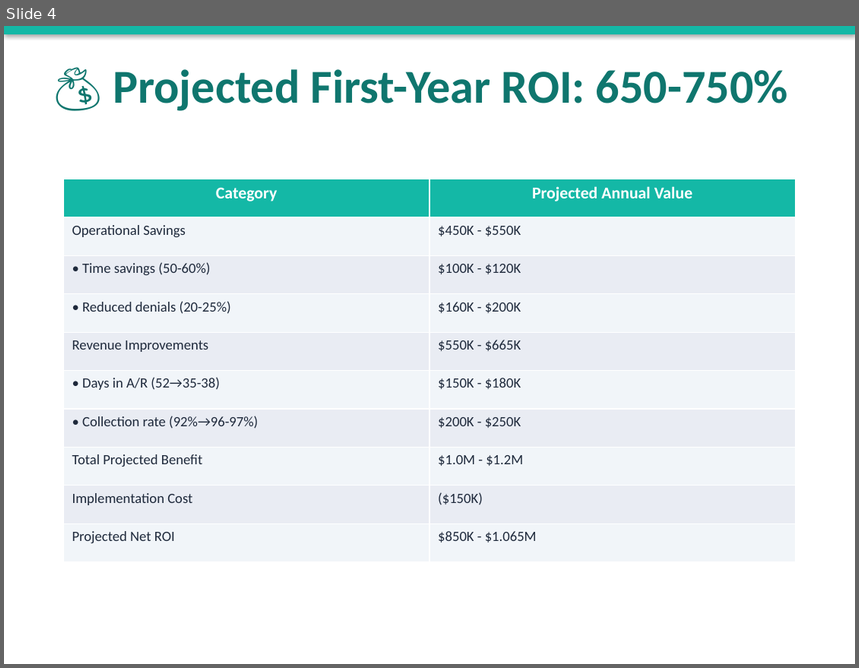
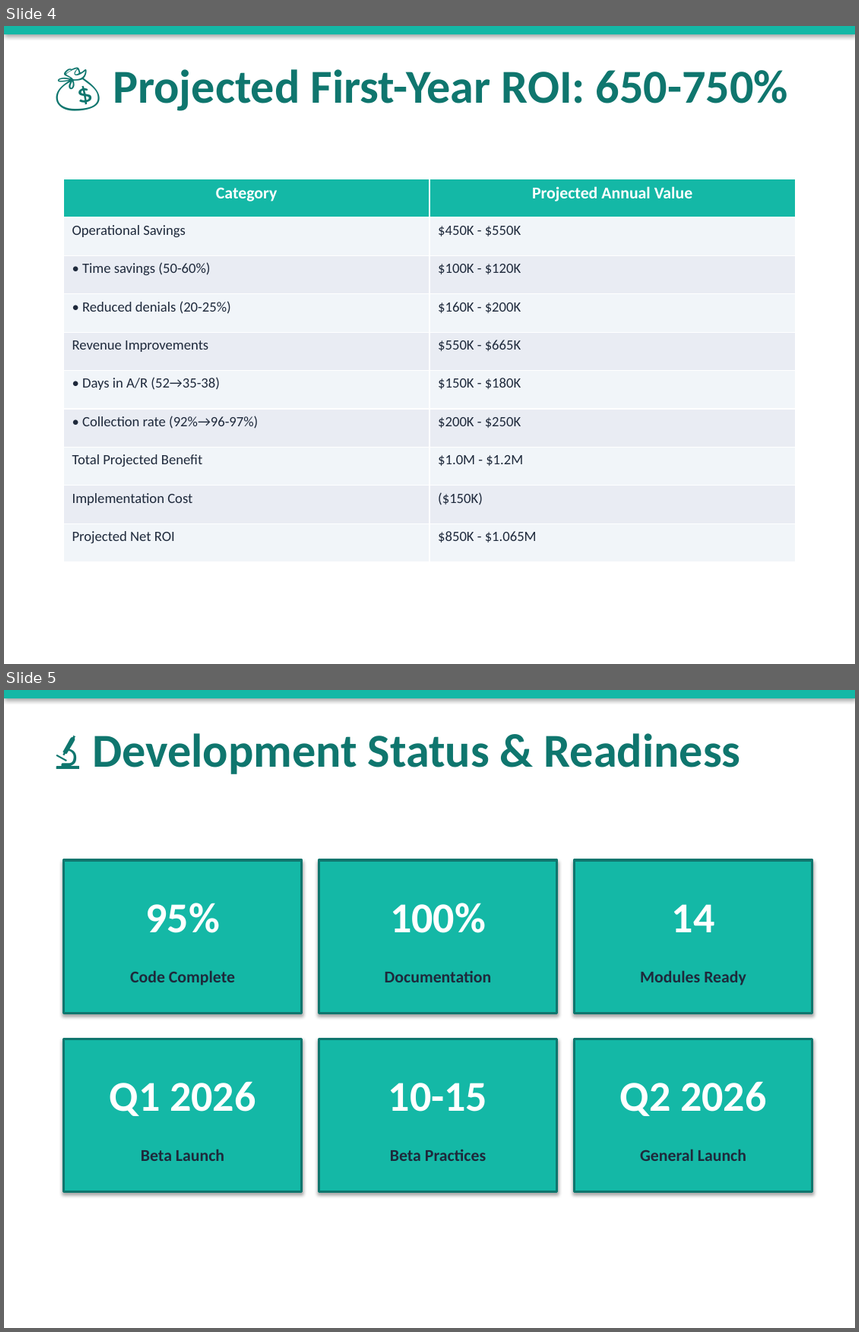
Before and after one commit to rajbizchannels/AureonCare, a slide deck: AureonCare_Executive_Presentation.pptx. Shown one above the other, each under a label of ours: slide 4 before the commit, slides 4 and 5 after it. The pictures are 859x668 and 859x1332 pixels, drawn with LibreOffice and Linux fonts; fonts in the diff are those of the drawing. Boxes give left, top, right and bottom in pixels: in the first picture for what was removed or moved away, otherwise in the second. Text is boxed around its words. In the diff, an @@ line names an element or a change of style, - is before the commit and + after.

```diff
--- a/AureonCare_Executive_Presentation.pptx
+++ b/AureonCare_Executive_Presentation.pptx
@@ slide 5 added at [4,690,855,1328], background #FFFFFF @@
@@ rectangle added at [4,690,855,1328], fill #FFFFFF @@
@@ rectangle added at [4,690,855,698], fill #14B8A6 @@
@@ text added at [92,733,741,774], 40 pt, text #0F766E, bold @@
+🔬 Development Status & Readiness
@@ rectangle added at [63,860,302,1014], fill #14B8A6, outline #0F766E 2 pt @@
@@ rectangle added at [319,860,557,1014], fill #14B8A6, outline #0F766E 2 pt @@
@@ rectangle added at [574,860,813,1014], fill #14B8A6, outline #0F766E 2 pt @@
@@ text added at [145,903,219,933], 36 pt, text #FFFFFF, bold @@
+95%
@@ text added at [390,903,486,933], 36 pt, text #FFFFFF, bold @@
+100%
@@ text added at [672,904,715,932], 36 pt, text #FFFFFF, bold @@
+14
@@ text added at [130,970,235,986], 14 pt, text #1E293B, bold @@
+Code Complete
@@ text added at [385,971,492,983], 14 pt, text #1E293B, bold @@
+Documentation
@@ text added at [640,970,747,986], 14 pt, text #1E293B, bold @@
+Modules Ready
@@ rectangle added at [63,1039,302,1192], fill #14B8A6, outline #0F766E 2 pt @@
@@ rectangle added at [319,1039,557,1192], fill #14B8A6, outline #0F766E 2 pt @@
@@ rectangle added at [574,1039,813,1192], fill #14B8A6, outline #0F766E 2 pt @@
@@ text added at [110,1081,256,1116], 36 pt, text #FFFFFF, bold @@
+Q1 2026
@@ text added at [389,1083,487,1112], 36 pt, text #FFFFFF, bold @@
+10-15
@@ text added at [620,1081,766,1116], 36 pt, text #FFFFFF, bold @@
+Q2 2026
@@ text added at [141,1149,224,1161], 14 pt, text #1E293B, bold @@
+Beta Launch
@@ text added at [390,1150,486,1161], 14 pt, text #1E293B, bold @@
+Beta Practices
@@ text added at [640,1149,747,1161], 14 pt, text #1E293B, bold @@
+General Launch
```
Also in this commit, not shown: 4 slides changed, 1 slide removed, 3 other files.
